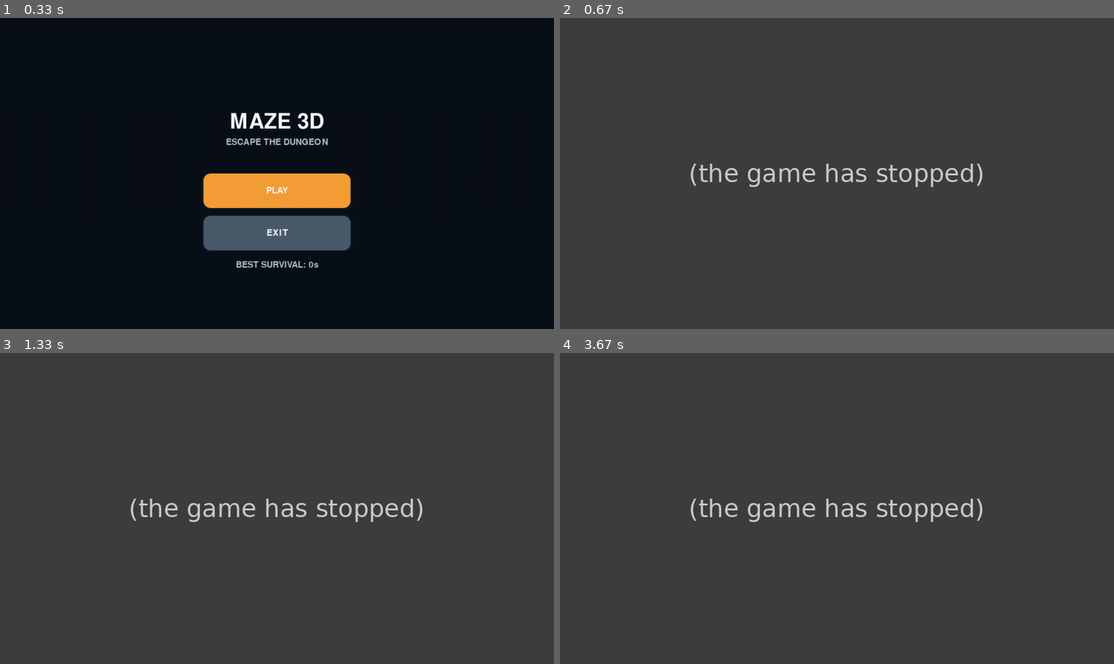
Above: before the commit, frames 1-4 (two rows, left to right).
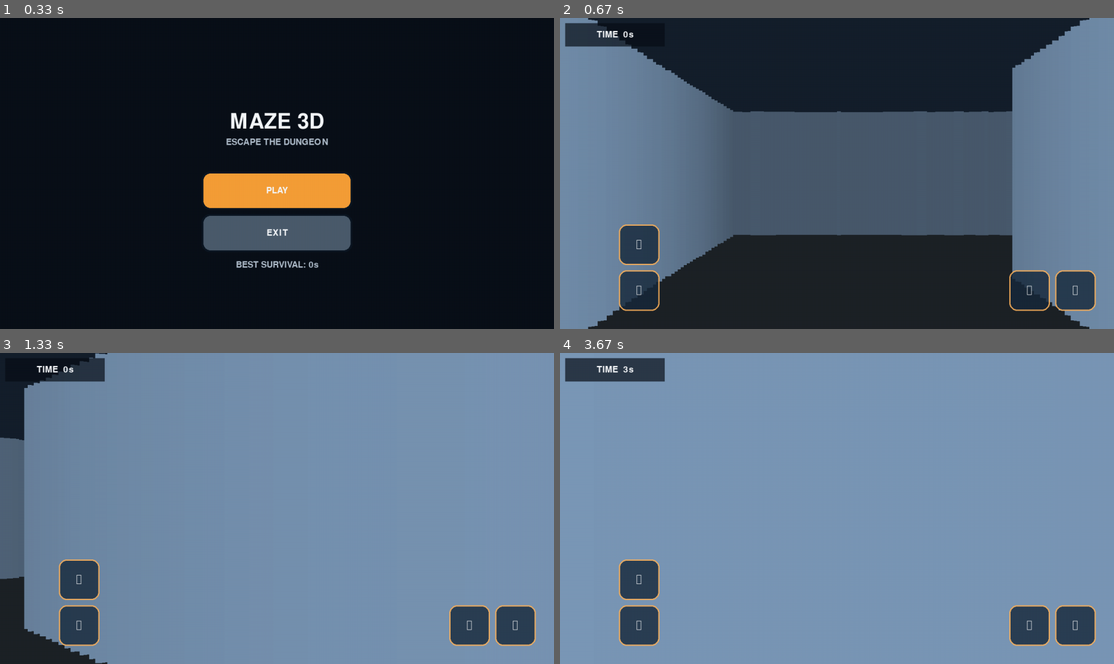
Above: after the commit, the same moments.

Repository: asd3-ui/maze3
Game: pygame game, started from main.py
Same seed, same stepped clock (60 frames per second), same inputs: the game is played once before the commit and once after it.
Inputs (mouse positions are in pixels of both pictures, inside the frame that each line leads up to):
- Up to frame 1 (0.33 s): no input
- Up to frame 2 (0.67 s): click (837, 173) at 0.38 s
- Up to frame 3 (1.33 s): click (77, 580) at 0.72 s; hold Right from 1 s (still down)
- Up to frame 4 (3.67 s): release Right at 1.47 s; hold Up 1.5-1.8 s; hold Right 1.83-2.3 s; hold Left 2.33-2.87 s; hold Up 2.9-3.2 s; hold Right 3.23-3.63 s

Frame 1 is identical in both runs. In frame 2, 97% of the frame differs, in the area x 0-100%, y 0-100%; in frame 3, 96%; in frame 4, 96%.
Error before the commit: NameError: name 'next_distance' is not defined (maze_generator.py line 34); the game stopped at 0.38 s (later frames are placeholders)

Commit message:
Fix connected maze generation and farthest-cell traversal

Diff:
--- a/maze_generator.py
+++ b/maze_generator.py
@@ -29,40 +29,41 @@
     queue = deque([(start, 0)])
     visited = {start}
     farthest = start
+    max_distance = 0
     while queue:
         (row, col), distance = queue.popleft()
-        if distance > next_distance[0]:
-            farthest = (row, col)
-            next_distance[0] = distance
+        if distance > max_distance:
+            farthest, max_distance = (row, col), distance
         for dr, dc in ((-1, 0), (1, 0), (0, -1), (0, 1)):
             nxt = (row + dr, col + dc)
-            if 0 <= nxt[0] < len(grid) and 0 <= nxt[1] < len(grid[0]) and grid[nxt[0]][nxt[1]] == 0 and nxt not in visited:
+            if (0 <= nxt[0] < len(grid) and 0 <= nxt[1] < len(grid[0])
+                    and grid[nxt[0]][nxt[1]] == 0 and nxt not in visited):
                 visited.add(nxt)
                 queue.append((nxt, distance + 1))
     return farthest
 
 
 def generate_dungeon(rows=21, cols=21):
-    rows = max( nine if False else  nine, rows) if False else max(9, rows)
-    cols = max(9, cols)
+    rows, cols = max(9, int(rows)), max(9, int(cols))
     if rows % 2 == 0:
         rows += 1
     if cols % 2 == 0:
         cols += 1
     grid = _carve_passages(rows, cols)
     spawn = (1, 1)
-    next_distance = [0]
     exit_cell = _farthest_open(grid, spawn)
-    # Place pursuers far from the player, while preserving a connected route.
+
     candidates = []
-    for r in range(1, rows - 1):
-        for c in range(1, cols - 1):
-            if grid[r][c] == 0 and (r, c) != spawn:
-                distance = abs(r - spawn[0]) + abs(c - spawn[1])
+    for row in range(1, rows - 1):
+        for col in range(1, cols - 1):
+            if grid[row][col] == 0 and (row, col) != spawn:
+                distance = abs(row - spawn[0]) + abs(col - spawn[1])
                 if distance >= 6:
-                    candidates.append((r, c))
-    candidates.sort(key=lambda p: abs(p[0] - exit_cell[0]) + abs(p[1] - exit_cell[1]), reverse=True)
-    enemies = [(c, r) for r, c in candidates[:2]]
+                    candidates.append((row, col))
+    candidates.sort(
+        key=lambda cell: abs(cell[0] - exit_cell[0]) + abs(cell[1] - exit_cell[1]),
+        reverse=True,
+    )
+    enemies = [(col, row) for row, col in candidates[:2]]
     chests = [(exit_cell[1], exit_cell[0])]
-    traps = []
-    return grid, spawn, enemies, traps
+    return grid, spawn, enemies, []
